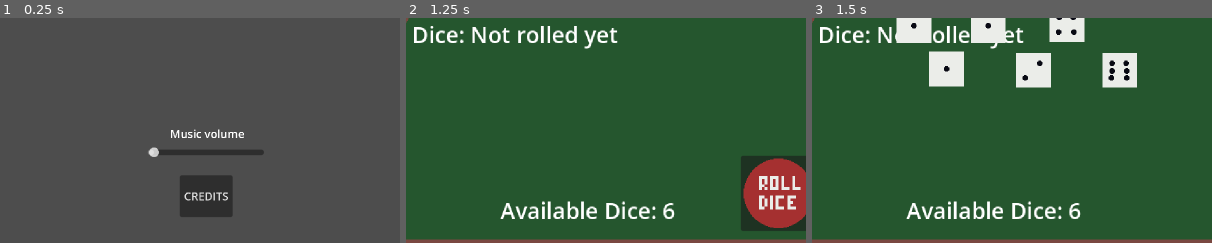
Above: before the commit, frames 1-3 (left to right).
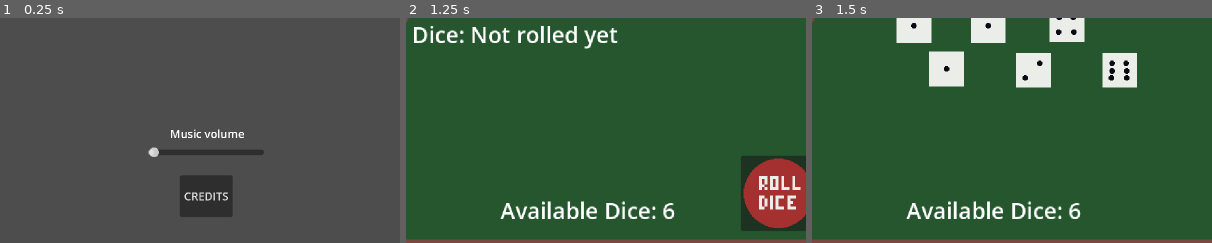
Above: after the commit, the same moments.

Repository: martinbriebac/10-000
Game: Godot game, scene res://scenes/setup_scene.tscn
Same seed, same stepped clock (60 frames per second), same inputs: the game is played once before the commit and once after it.
Inputs (mouse positions are % of the whole screen's width and height, from its top left):
- Up to frame 1 (0.25 s): no input
- Up to frame 2 (1.25 s): click "START" at 0.5 s
- Up to frame 3 (1.5 s): click (70, 86) at 1.25 s
The pictures show only the part of the screen within x 24-74%, y 47-97%; the shares and areas given below are measured in that part.

Frames 1-2 are identical in both runs. In frame 3, 1.1% of the frame differs, in the area x 2-53%, y 3-14%.

Commit message:
various fixes

Diff:
--- a/scripts/die.gd
+++ b/scripts/die.gd
@@ -8,7 +8,7 @@
 var roll_timer = 0.0
 var final_value = 1
 
-signal roll_completed(value)
+signal roll_completed
 
 func _ready():
 	# Load dice face textures
@@ -39,6 +39,7 @@
 	is_rolling = false
 	current_face = final_value - 1
 	$die_face.texture = dice_faces[current_face]
+	emit_signal("roll_completed") # Emit the signal when rolling stops
 
 func get_value():
 	return current_face + 1
--- a/scripts/table.gd
+++ b/scripts/table.gd
@@ -66,6 +66,7 @@
 		printerr("Game not properly set up. Please set up the game first.")
 		return
 
+	$DiceLabel.hide()
 	throw_dice()
 	$NeedMorePoints.hide()
 	# Hide the throw button during animation
@@ -93,6 +94,7 @@
 
 func _on_dice_roll_completed():
 	rolls_completed += 1
+	print("Die completed rolling. Rolls complited: ", rolls_completed)
 
 	# Check if all dice have finished rolling
 	if rolls_completed == available_dice:
@@ -121,10 +123,16 @@
 		if available_dice > 0:
 			$ThrowButton.disabled = false
 			$ThrowButton.show()
+			print("Throw button re-enabled and shown")
 		else:
 			$ThrowButton.hide()
-
+			print("Throw button hidden")
+
+		$KeepScoreButton.show()
+		print("Keep Score Button shown")
 		update_display()
+		print("Display updated")
+
 
 func _on_KeepScoreButton_pressed():
 	if players.is_empty() or current_player_index >= players.size():
